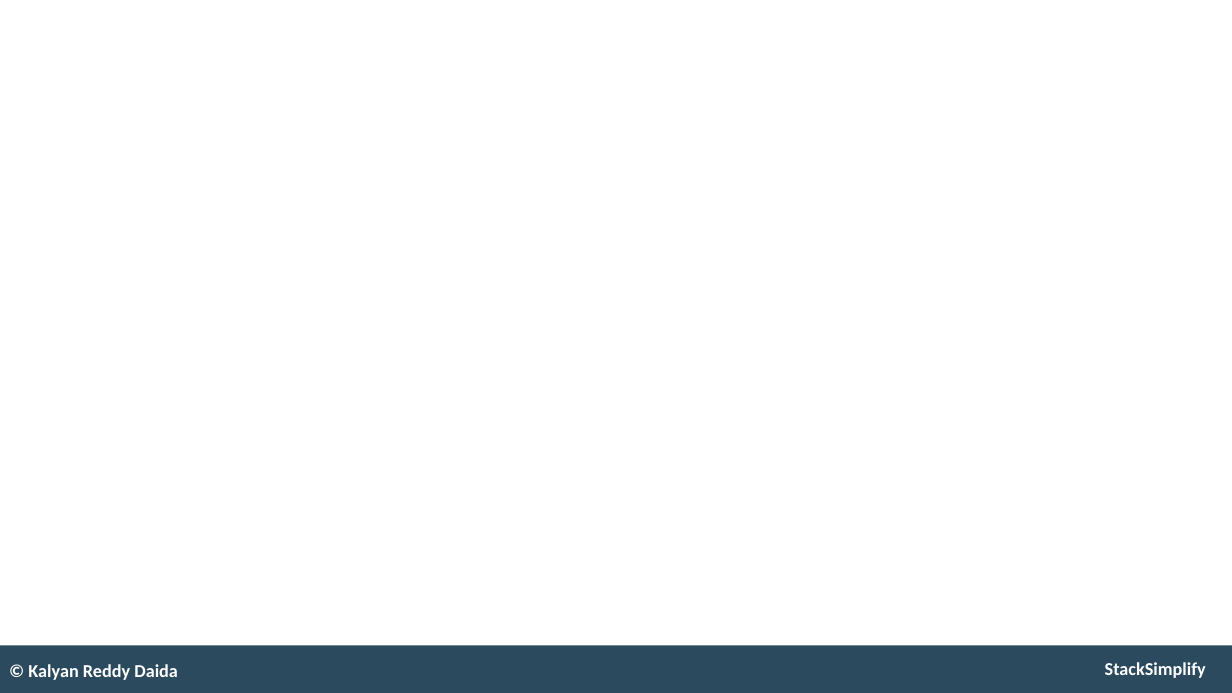
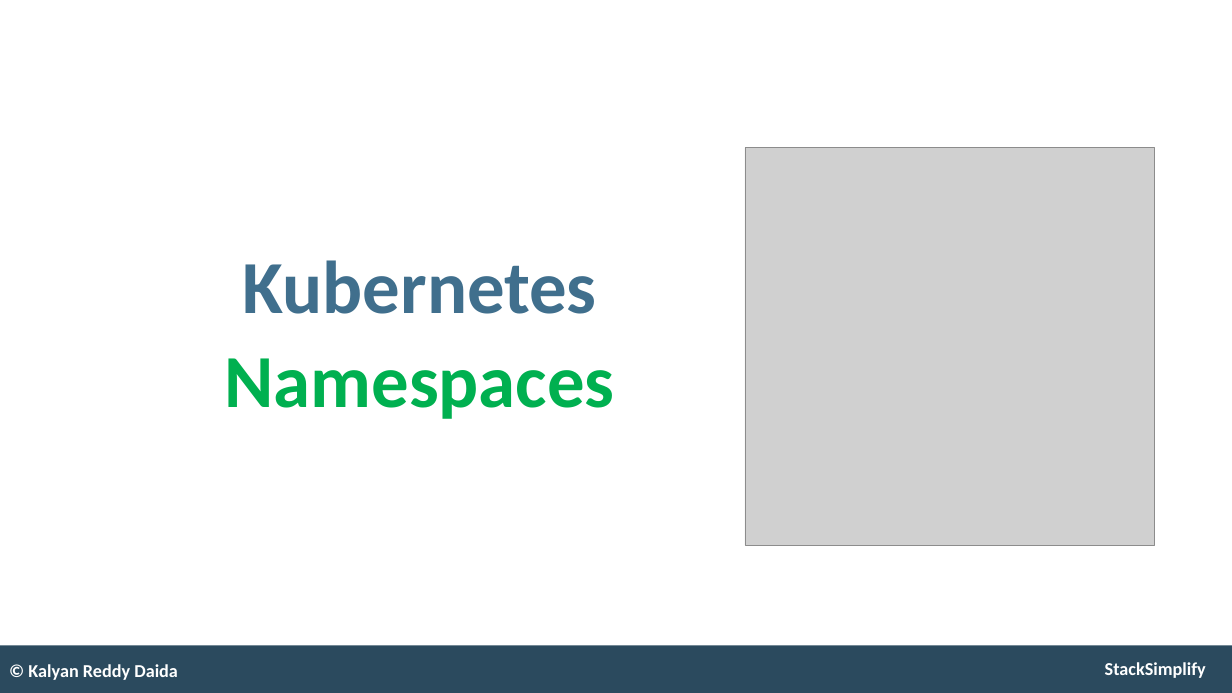
Before and after one commit to stacksimplify/aws-eks-kubernetes-masterclass, a slide deck: slide 60 of presentation/AWS-Fargate-and-EKS-Masterclass.pptx. Drawn at 1232x693 pixels with LibreOffice and Linux fonts; fonts in the diff are those of the drawing; grey boxes stand for pictures. Boxes give left, top, right and bottom in pixels: in the first picture for what was removed or moved away, otherwise in the second. Text is boxed around its words. In the diff, an @@ line names an element or a change of style, - is before the commit and + after.

```diff
--- a/presentation/AWS-Fargate-and-EKS-Masterclass.pptx
+++ b/presentation/AWS-Fargate-and-EKS-Masterclass.pptx
@@ picture added at bbox=[745, 148, 1153, 545] @@
@@ text added at bbox=[224, 260, 614, 419], 70 pt, text #406F8D, bold @@
+Kubernetes
+Namespaces
```
Also in this commit, not shown: 4 slides added, 3 other files.
